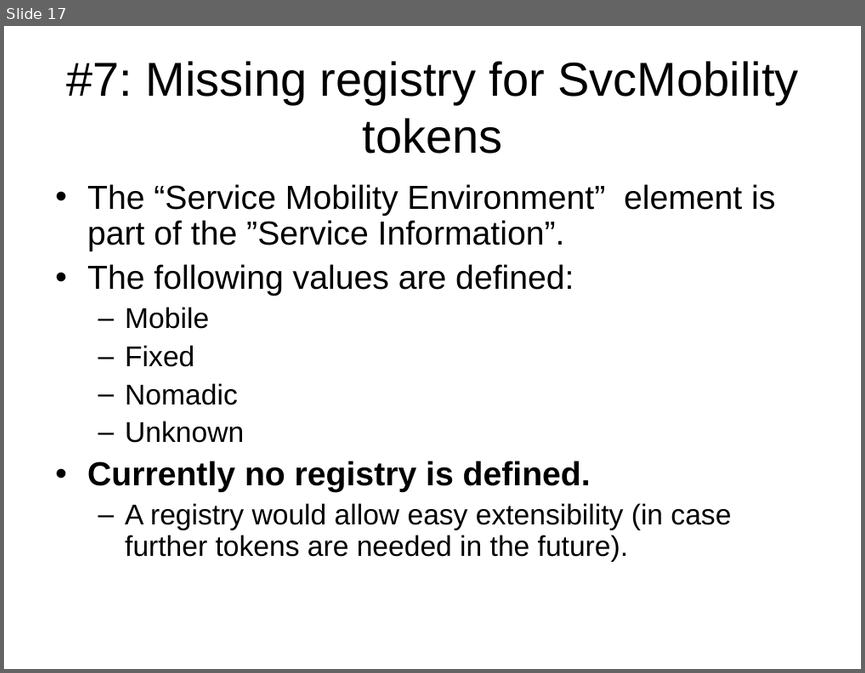
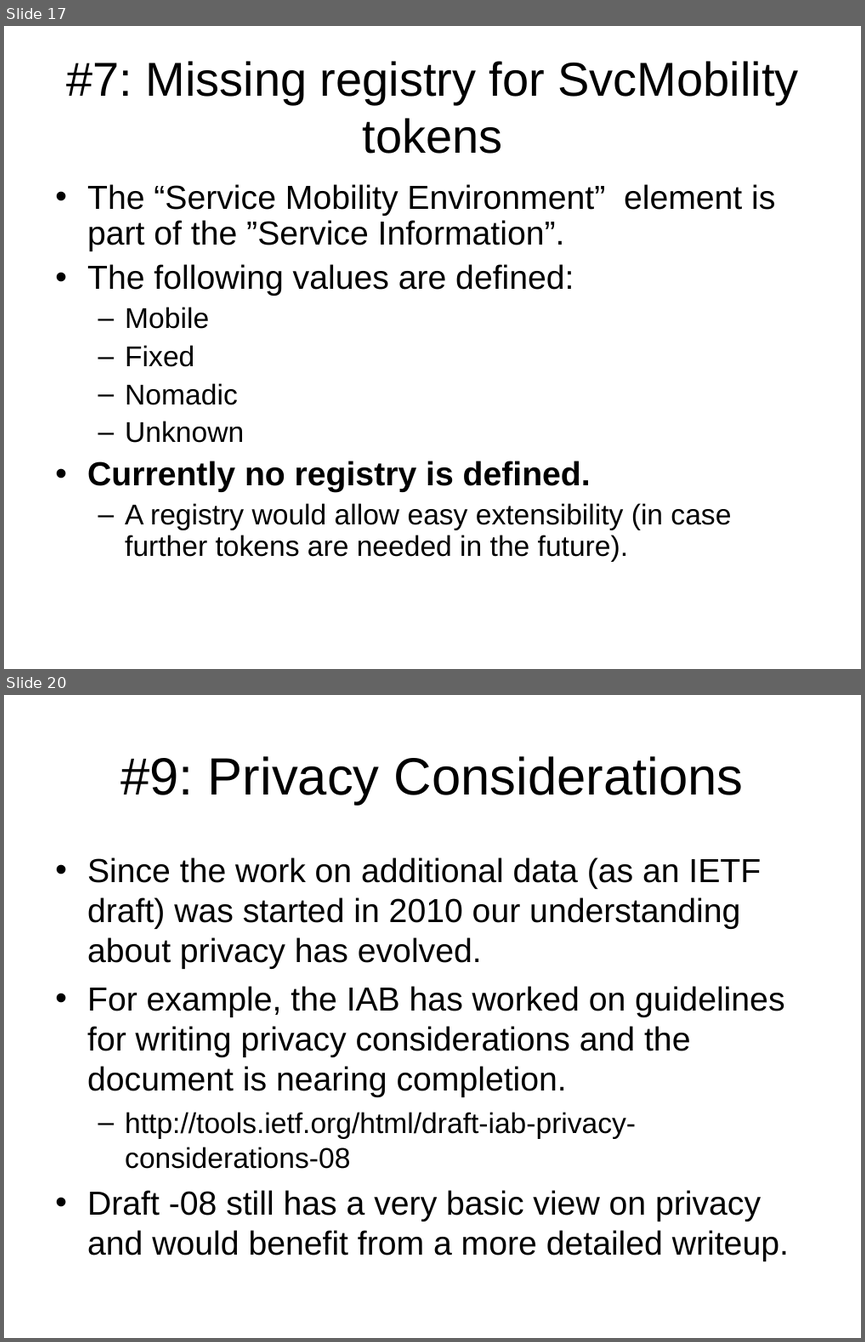
Before and after one commit to hannestschofenig/tschofenig-ids, a slide deck: additional-data/AdditionalData-Status-13May2013.ppt. Shown one above the other, each under a label of ours: slide 17 before the commit, slides 17 and 20 after it; the slides between them are not shown. The pictures are 865x673 and 865x1342 pixels, drawn with LibreOffice and Linux fonts; fonts in the diff are those of the drawing. Boxes give left, top, right and bottom in pixels: in the first picture for what was removed or moved away, otherwise in the second. Text is boxed around its words. In the diff, an @@ line names an element or a change of style, - is before the commit and + after.

```diff
--- a/additional-data/AdditionalData-Status-13May2013.ppt
+++ b/additional-data/AdditionalData-Status-13May2013.ppt
@@ slide 20 added at box(4, 695, 861, 1338), background #FFFFFF @@
@@ title added at box(120, 756, 744, 805), 44 pt, text #000000 @@
+#9: Privacy Considerations
@@ text added at box(87, 857, 789, 1261), 28 pt, text #000000 @@
+• Since the work on additional data (as an IETF draft) was started in 2010 our understanding about privacy has evolved.
+• For example, the IAB has worked on guidelines for writing privacy considerations and the document is nearing completion.
+  – http://tools.ietf.org/html/draft-iab-privacy-considerations-08
+• Draft -08 still has a very basic view on privacy and would benefit from a more detailed writeup.
```
Also in this commit, not shown: 6 slides changed, 2 other slides added.
